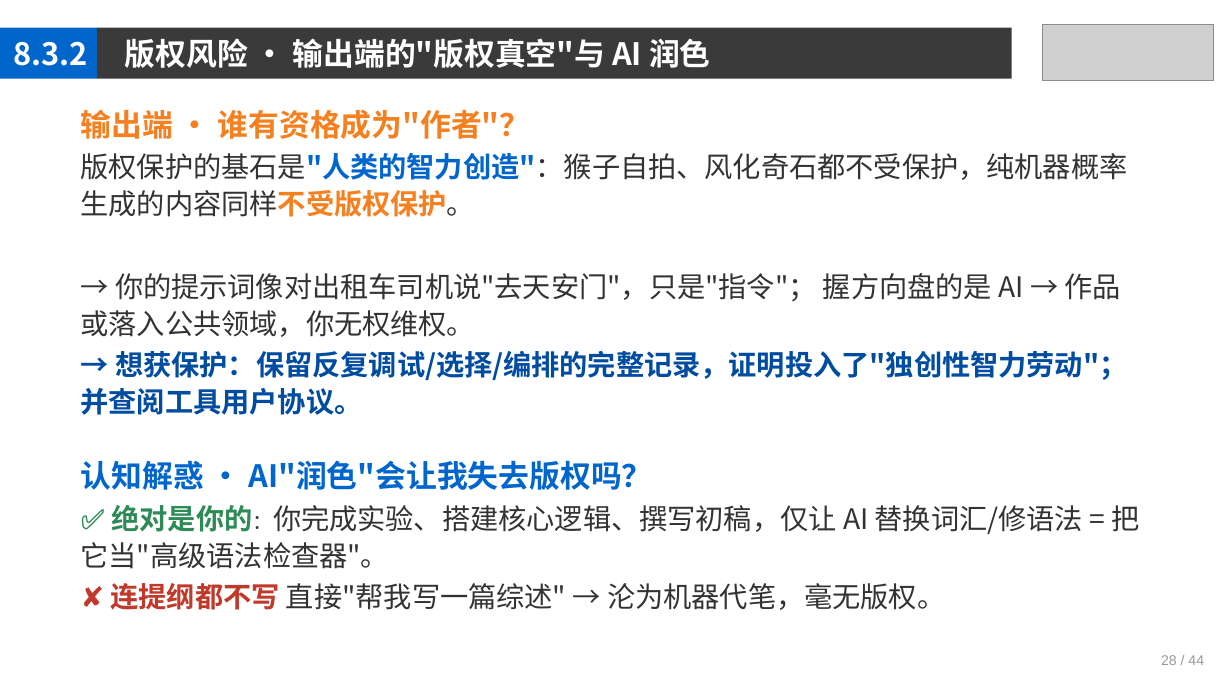
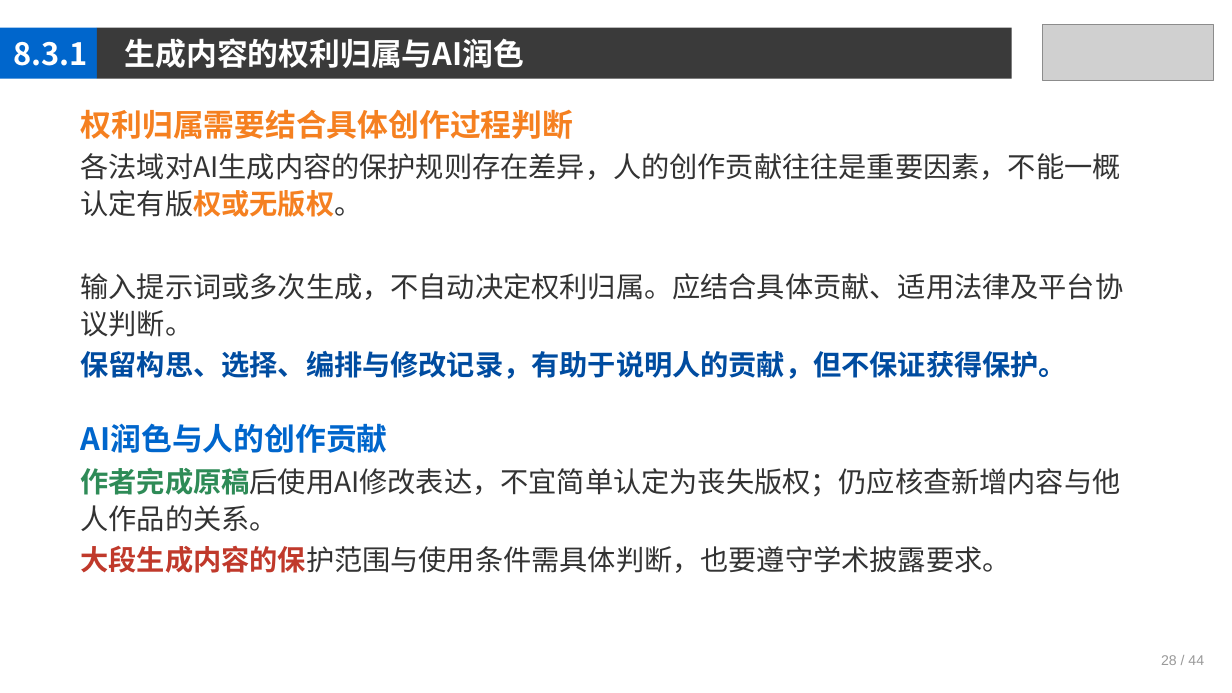
Before and after one commit to jpqiang/AIGC, a slide deck: slide 28 of 课件/第8章.pptx. Drawn at 1232x693 pixels with LibreOffice and Linux fonts; fonts in the diff are those of the drawing; grey boxes stand for pictures. Boxes give left, top, right and bottom in pixels: in the first picture for what was removed or moved away, otherwise in the second. Text is boxed around its words. In the diff, an @@ line names an element or a change of style, - is before the commit and + after.

```diff
--- a/课件/第8章.pptx
+++ b/课件/第8章.pptx
@@ text at (14,41,89,66): text changed @@
-8.3.2
+8.3.1
@@ text at (125,38,525,68): text changed @@
-版权风险 · 输出端的"版权真空"与 AI 润色
+生成内容的权利归属与AI润色
@@ text at (81,109,1124,573): text changed @@
-输出端 · 谁有资格成为"作者"？
-版权保护的基石是"人类的智力创造"：猴子自拍、风化奇石都不受保护，纯机器概率生成的内容同样不受版权保护。
-→ 你的提示词像对出租车司机说"去天安门"，只是"指令"； 握方向盘的是 AI → 作品或落入公共领域，你无权维权。
-→ 想获保护：保留反复调试/选择/编排的完整记录，证明投入了"独创性智力劳动"；并查阅工具用户协议。
-认知解惑 · AI"润色"会让我失去版权吗？
-✅ 绝对是你的：你完成实验、搭建核心逻辑、撰写初稿，仅让 AI 替换词汇/修语法 = 把它当"高级语法检查器"。
-✘ 连提纲都不写 直接"帮我写一篇综述" → 沦为机器代笔，毫无版权。
+权利归属需要结合具体创作过程判断
+各法域对AI生成内容的保护规则存在差异，人的创作贡献往往是重要因素，不能一概认定有版权或无版权。
+输入提示词或多次生成，不自动决定权利归属。应结合具体贡献、适用法律及平台协议判断。
+保留构思、选择、编排与修改记录，有助于说明人的贡献，但不保证获得保护。
+AI润色与人的创作贡献
+作者完成原稿后使用AI修改表达，不宜简单认定为丧失版权；仍应核查新增内容与他人作品的关系。
+大段生成内容的保护范围与使用条件需具体判断，也要遵守学术披露要求。
```
Also in this commit, not shown: 41 other slides changed, 3 other files.
